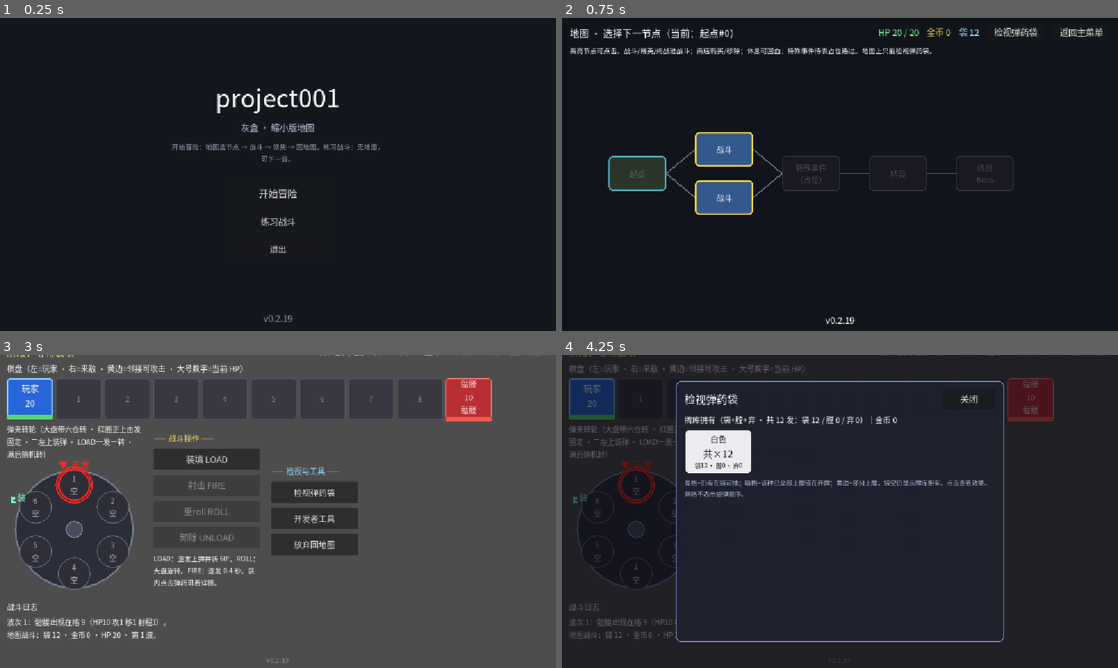
Above: before the commit, frames 1-4 (two rows, left to right).
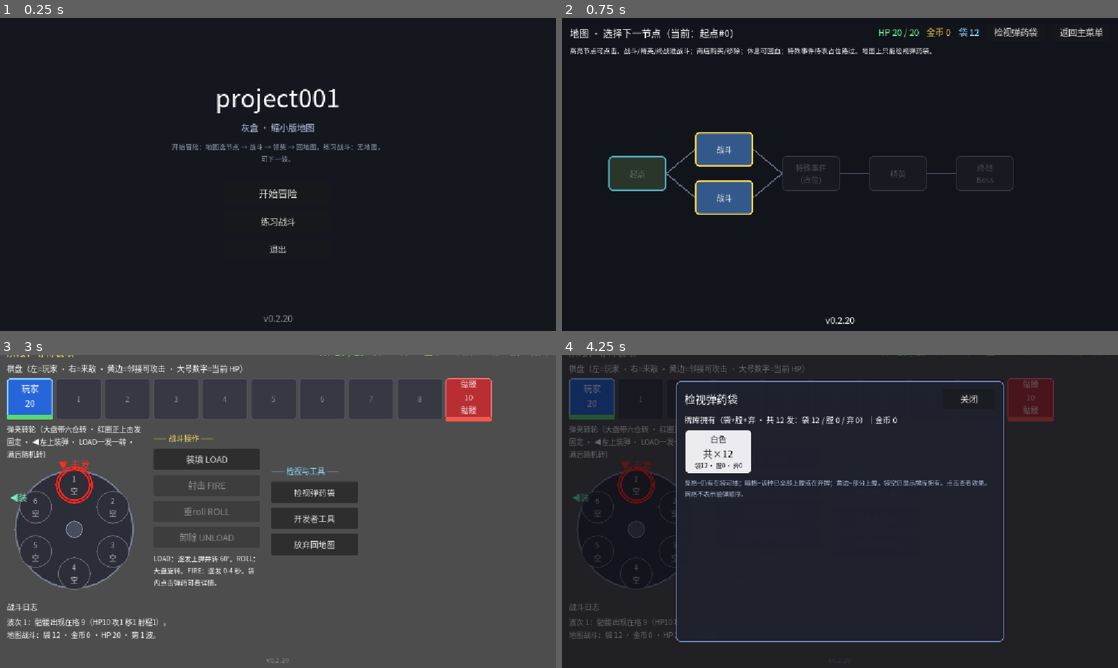
Above: after the commit, the same moments.

Repository: pineapplecat123/project001
Game: Godot game, scene res://scenes/main.tscn
The game is run twice, just before and just after one commit, with the same random seed, the same clock (stepped at 60 frames per second) and the same inputs.
Inputs:
- Up to frame 1 (0.25 s): no input
- Up to frame 2 (0.75 s): click "开始冒险" at 0.5 s
- Up to frame 3 (3 s): click "检视弹药袋" at 1.25 s; click "返回主菜单" at 2 s; click "战斗" at 2.75 s
- Up to frame 4 (4.25 s): click "检视弹药袋" at 3.5 s

The runs differ from the first frame. In frame 1, less than 0.1% of the frame differs, in the area x 50-53%, y 95-98%; in frame 2, less than 0.1%; in frame 3, 0.3%, in the area x 1-52%, y 26-98%; in frame 4, 0.1%.

Commit message:
fix(ui): rebuild font subset + charset gate (v0.2.20)
Ammo blurbs looked garbled because NotoSansSC-UI.ttf was missing glyphs
(严享依处尚录挂断枪止片近追那附限首 and more). Rebuild subset from fresh
collect; add check_ui_charset (CI + local) so stale charset/missing
glyphs fail before push. Harness v1.3.5 documents the rule.

Diff:
--- a/scripts/game_version.gd
+++ b/scripts/game_version.gd
@@ -1,5 +1,4 @@
 class_name GameVersion
 ## 游戏显示版本号的唯一来源。发版只改这一处 STRING。
-extends Object
 
-const STRING := "0.2.19"
+const STRING := "0.2.20"
Binary file changed: assets/fonts/NotoSansSC-UI.ttf
Not shown, changed: tools/ui_charset.txt
Not shown, changed: .github/workflows/ci.yml
Not shown, changed: BOT_LOG.md
Not shown, changed: docs/harness.md
Not shown, changed: docs/implemented-systems.md
Not shown, added: tools/check_ui_charset.py
Not shown, added: tools/check_ui_charset.sh
